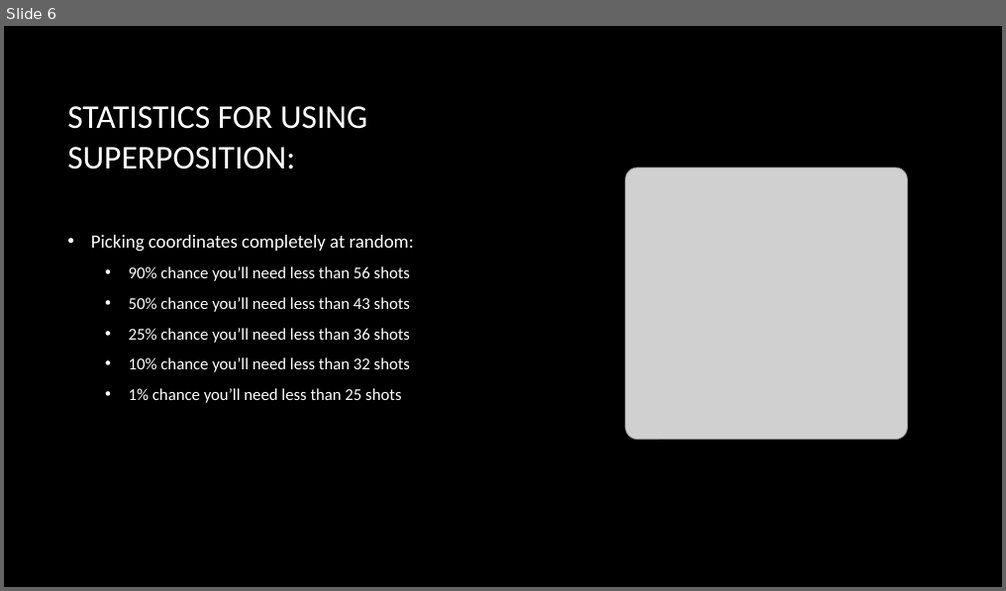
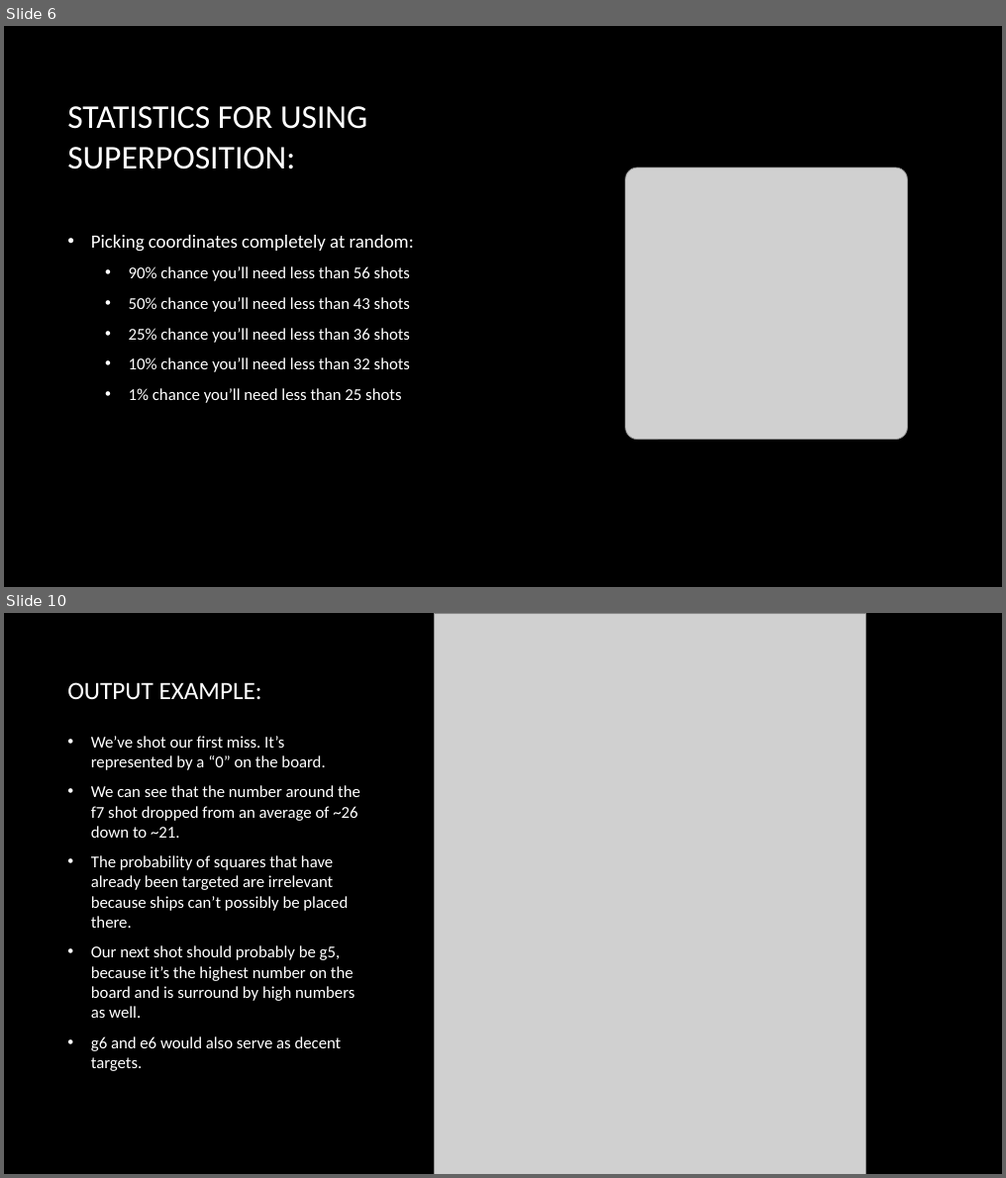
Before and after one commit to chestonthegray/cs5500-project, a slide deck: Project Presentation.pptx. Shown one above the other, each under a label of ours: slide 6 before the commit, slides 6 and 10 after it; the slides between them are not shown. The pictures are 1006x591 and 1006x1178 pixels, drawn with LibreOffice and Linux fonts; fonts in the diff are those of the drawing; grey boxes stand for pictures; background and template pictures are left out. Boxes give left, top, right and bottom in pixels: in the first picture for what was removed or moved away, otherwise in the second. Text is boxed around its words. In the diff, an @@ line names an element or a change of style, - is before the commit and + after.

```diff
--- a/Project Presentation.pptx
+++ b/Project Presentation.pptx
@@ slide 10 added at <box>4,613,1002,1174</box>, background picture (left out) @@
@@ picture added at <box>434,613,865,1174</box> @@
@@ title added at <box>67,682,262,700</box>, 24 pt, text #FFFFFF @@
+OUTPUT EXAMPLE:
@@ text added at <box>91,736,360,1071</box>, 16 pt, text #FFFFFF @@
+• We’ve shot our first miss. It’s represented by a “0” on the board.
+• We can see that the number around the f7 shot dropped from an average of ~26 down to ~21.
+• The probability of squares that have already been targeted are irrelevant because ships can’t possibly be placed there.
+• Our next shot should probably be g5, because it’s the highest number on the board and is surround by high numbers as well.
+• g6 and e6 would also serve as decent targets.
```
Also in this commit, not shown: 10 other slides added.
